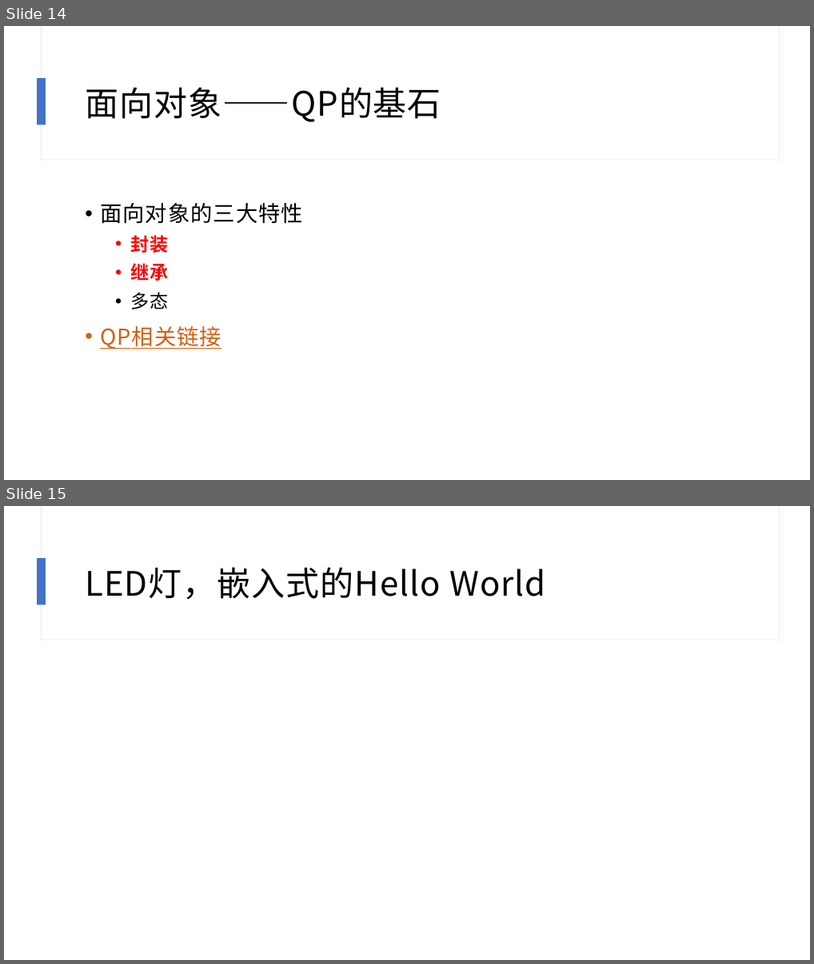
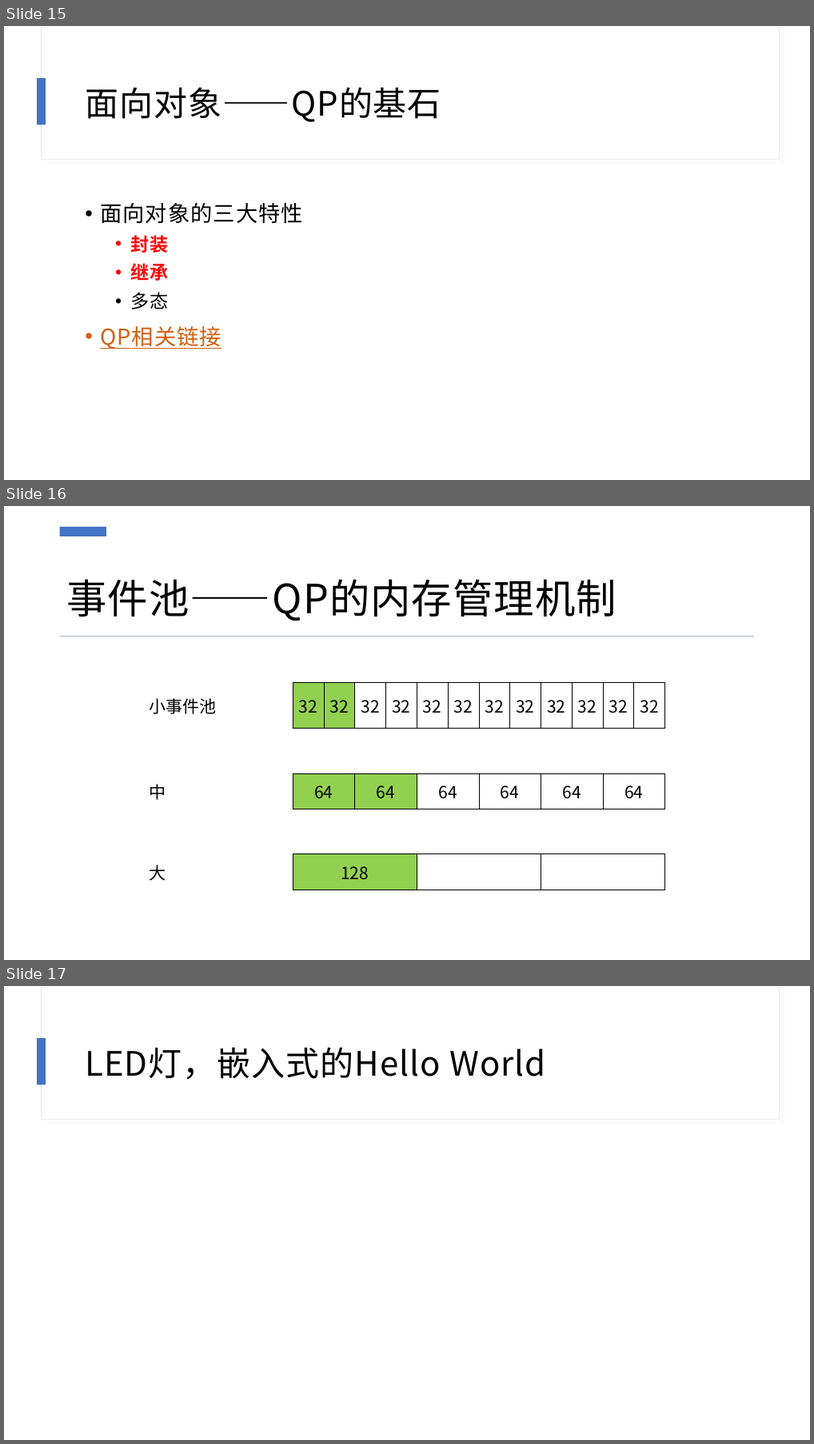
Before and after one commit to dreamdongbei/qpc-study, a slide deck: 资料/PPT.pptx. Shown one above the other, each under a label of ours: slides 14 and 15 before the commit, slides 15, 16 and 17 after it. The pictures are 814x964 and 814x1444 pixels, drawn with LibreOffice and Linux fonts; fonts in the diff are those of the drawing. Boxes give left, top, right and bottom in pixels: in the first picture for what was removed or moved away, otherwise in the second. Text is boxed around its words. In the diff, an @@ line names an element or a change of style, - is before the commit and + after.

```diff
--- a/资料/PPT.pptx
+++ b/资料/PPT.pptx
@@ slide 16 added at [4,506,810,960], background #FFFFFF; not listed: 2 template elements that a slide beside it also shows @@
@@ rectangle added at [4,506,810,960], fill #FFFFFF @@
@@ rectangle added at [60,527,106,536], fill #4472C4 @@
@@ title added at [67,579,617,621], 48 pt, text #000000 @@
+事件池——QP的内存管理机制
@@ rectangle added at [60,636,754,636], fill #BCC6D5 @@
@@ table added at [149,683,663,890], 5 rows, 14 columns @@
+小事件池 |  | 32 | 32 | 32 | 32 | 32 | 32 | 32 | 32 | 32 | 32 | 32 | 32
+ |  |  |  |  |  |  |  |  |  |  |  |  | 
+中 |  | 64 |  | 64 |  | 64 |  | 64 |  | 64 |  | 64 | 
+ |  |  |  |  |  |  |  |  |  |  |  |  | 
+大 |  | 128 |  |  |  |  |  |  |  |  |  |  | 
@@ what was slide 14 is now slide 15 @@
@@ what was slide 15 is now slide 17 @@
```
Also in this commit, not shown: 1 slide changed, 1 other slide added, 18 other files.
